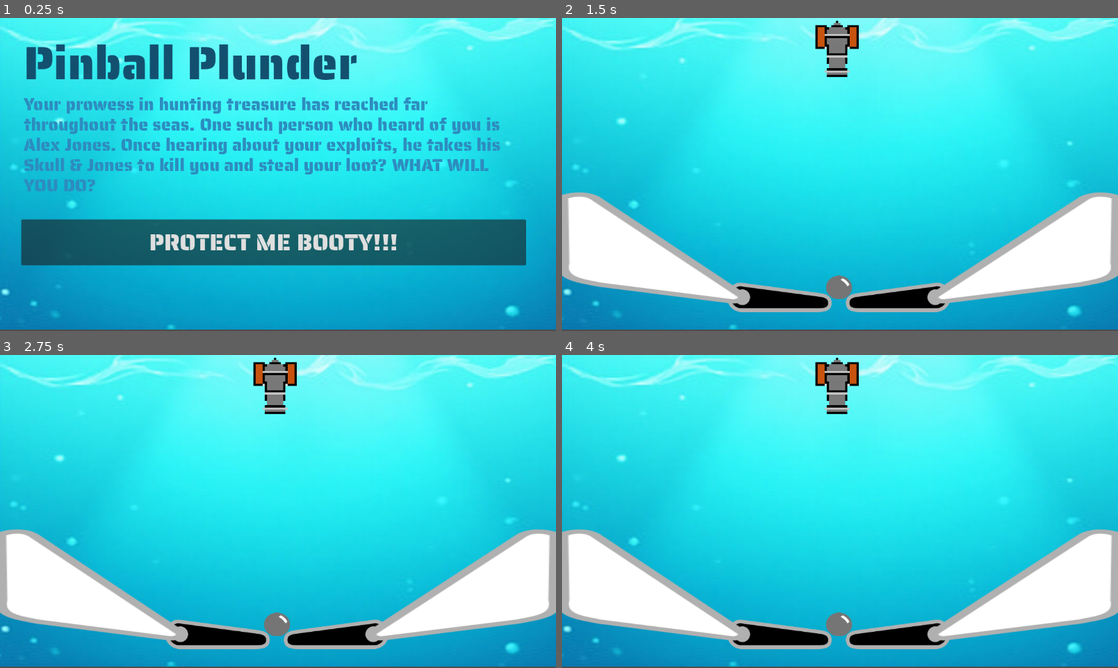
Above: before the commit, frames 1-4 (two rows, left to right).
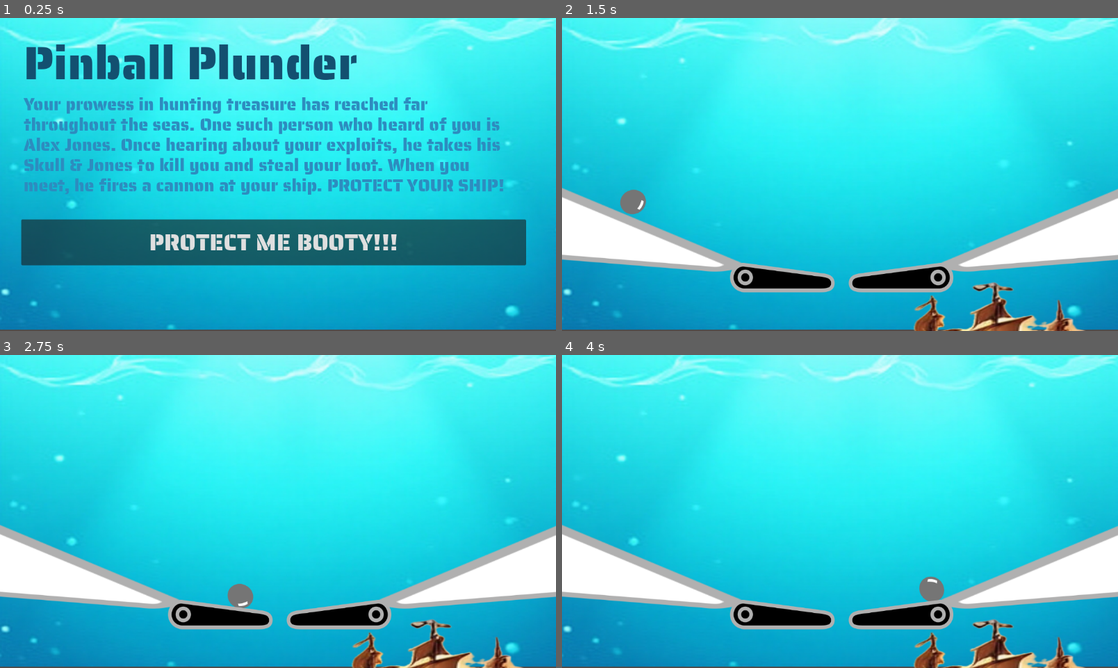
Above: after the commit, the same moments.

Repository: amodhakal/pinball-plunder
Game: Godot game, scene res://scenes/Title.tscn
Same seed, same stepped clock (60 frames per second), same inputs: the game is played once before the commit and once after it.
Inputs:
- Up to frame 1 (0.25 s): no input
- Up to frame 2 (1.5 s): click "PROTECT ME BOOTY!!!" at 0.5 s
- Up to frame 3 (2.75 s): no input
- Up to frame 4 (4 s): no input

The runs differ from the first frame. In frame 1, 2.2% of the frame differs, in the area x 4-91%, y 44-57%; in frame 2, 17%, in the area x 0-100%, y 0-100%; in frame 3, 17%; in frame 4, 17%.

Commit message:
Added basic static body

Diff:
--- a/scenes/Game.tscn
+++ b/scenes/Game.tscn
@@ -1,46 +1,97 @@
-[gd_scene load_steps=6 format=3 uid="uid://clo5ro7xhnnkh"]
+[gd_scene load_steps=11 format=3 uid="uid://clo5ro7xhnnkh"]
 
+[ext_resource type="Script" path="res://scripts/Game.gd" id="1_hd6hx"]
 [ext_resource type="Texture2D" uid="uid://dcqt8bqykipxn" path="res://assets/background.png" id="1_s0mc2"]
 [ext_resource type="Texture2D" uid="uid://dvciojc1o2mq2" path="res://assets/flipper.png" id="2_vbjh6"]
 [ext_resource type="Texture2D" uid="uid://hr5tqv7cdfvf" path="res://assets/triangle.png" id="3_246a4"]
-[ext_resource type="Texture2D" uid="uid://dg2dg4a88kmga" path="res://assets/cannon.png" id="4_eaxl0"]
 [ext_resource type="Texture2D" uid="uid://bs67gss42v31x" path="res://assets/ball.png" id="5_4nvdx"]
+[ext_resource type="Texture2D" uid="uid://dchbodow31k6x" path="res://assets/ship.png" id="6_11a6p"]
+
+[sub_resource type="SegmentShape2D" id="SegmentShape2D_vyjhx"]
+a = Vector2(-19, 56)
+b = Vector2(356, 218)
+
+[sub_resource type="SegmentShape2D" id="SegmentShape2D_tpyx0"]
+a = Vector2(-347, 220)
+b = Vector2(23, 63)
+
+[sub_resource type="CircleShape2D" id="CircleShape2D_gfh5p"]
+radius = 27.7322
+
+[sub_resource type="RectangleShape2D" id="RectangleShape2D_alcxu"]
+size = Vector2(230, 66.6403)
 
 [node name="Game" type="Node2D"]
+script = ExtResource("1_hd6hx")
 
 [node name="Background" type="Sprite2D" parent="."]
 position = Vector2(577, 317.5)
 scale = Vector2(1.08519, 0.909722)
 texture = ExtResource("1_s0mc2")
 
-[node name="LeftFlipper" type="Sprite2D" parent="."]
+[node name="WallPhysics" type="StaticBody2D" parent="."]
+position = Vector2(6, -41)
+
+[node name="LeftTriangle" type="Sprite2D" parent="WallPhysics"]
+position = Vector2(22, 440)
+rotation = 3.14159
+scale = Vector2(3.50708, -0.835028)
+texture = ExtResource("3_246a4")
+
+[node name="RightTriangle" type="Sprite2D" parent="WallPhysics"]
+position = Vector2(1123, 440)
+scale = Vector2(3.507, 0.835)
+texture = ExtResource("3_246a4")
+
+[node name="CollisionShape2D" type="CollisionShape2D" parent="WallPhysics"]
+position = Vector2(10, 332)
+shape = SubResource("SegmentShape2D_vyjhx")
+
+[node name="CollisionShape2D2" type="CollisionShape2D" parent="WallPhysics"]
+position = Vector2(1127, 327)
+shape = SubResource("SegmentShape2D_tpyx0")
+
+[node name="BallPhysics" type="RigidBody2D" parent="."]
+position = Vector2(115, 87)
+scale = Vector2(1.08519, 0.909722)
+
+[node name="CollisionShape2D" type="CollisionShape2D" parent="BallPhysics"]
+position = Vector2(-1.84299, 25.8321)
+shape = SubResource("CircleShape2D_gfh5p")
+
+[node name="Ball" type="Sprite2D" parent="BallPhysics"]
+position = Vector2(-2.76447, 25.2825)
+scale = Vector2(0.654748, 0.708719)
+texture = ExtResource("5_4nvdx")
+
+[node name="LeftFlipper" type="StaticBody2D" parent="."]
+position = Vector2(6, -41)
+
+[node name="LeftFlipper" type="Sprite2D" parent="LeftFlipper"]
 position = Vector2(450.462, 578.258)
 rotation = -3.14159
 scale = Vector2(0.660576, -0.674566)
 texture = ExtResource("2_vbjh6")
 
-[node name="RightFlipper" type="Sprite2D" parent="."]
+[node name="CollisionShape2D" type="CollisionShape2D" parent="LeftFlipper"]
+position = Vector2(445, 596)
+rotation = 0.12967
+shape = SubResource("RectangleShape2D_alcxu")
+
+[node name="RightFlipper" type="StaticBody2D" parent="."]
+position = Vector2(6, -41)
+
+[node name="CollisionShape2D" type="CollisionShape2D" parent="RightFlipper"]
+position = Vector2(702, 595)
+rotation = -0.129154
+shape = SubResource("RectangleShape2D_alcxu")
+
+[node name="RightFlipper" type="Sprite2D" parent="RightFlipper"]
 position = Vector2(696.554, 578.258)
 scale = Vector2(0.660877, 0.674113)
 texture = ExtResource("2_vbjh6")
 
-[node name="RightTriangle" type="Sprite2D" parent="."]
-position = Vector2(959.542, 476.04)
-scale = Vector2(2.05541, 0.76278)
-texture = ExtResource("3_246a4")
-
-[node name="LeftTriangle" type="Sprite2D" parent="."]
-position = Vector2(188.492, 476.04)
-rotation = 3.14159
-scale = Vector2(2.01438, -0.763226)
-texture = ExtResource("3_246a4")
-
-[node name="Cannon" type="Sprite2D" parent="."]
-position = Vector2(570, 64)
-scale = Vector2(0.475024, -0.446635)
-texture = ExtResource("4_eaxl0")
-
-[node name="Ball" type="Sprite2D" parent="."]
-position = Vector2(574, 558)
-scale = Vector2(0.710526, 0.644737)
-texture = ExtResource("5_4nvdx")
+[node name="Ship" type="Sprite2D" parent="."]
+position = Vector2(870, 756)
+scale = Vector2(1.23323, 0.746025)
+texture = ExtResource("6_11a6p")
--- a/scenes/Title.tscn
+++ b/scenes/Title.tscn
@@ -38,7 +38,7 @@
 offset_top = 150.0
 offset_right = 1087.0
 offset_bottom = 375.0
-text = "Your prowess in hunting treasure has reached far throughout the seas. One such person who heard of you is Alex Jones. Once hearing about your exploits, he takes his Skull & Jones to kill you and steal your loot? WHAT WILL YOU DO?"
+text = "Your prowess in hunting treasure has reached far throughout the seas. One such person who heard of you is Alex Jones. Once hearing about your exploits, he takes his Skull & Jones to kill you and steal your loot. When you meet, he fires a cannon at your ship. PROTECT YOUR SHIP!"
 label_settings = SubResource("LabelSettings_bybcu")
 autowrap_mode = 2
 
--- /dev/null
+++ b/scripts/Game.gd
@@ -0,0 +1,11 @@
+extends Node2D
+
+
+# Called when the node enters the scene tree for the first time.
+func _ready() -> void:
+	pass # Replace with function body.
+
+
+# Called every frame. 'delta' is the elapsed time since the previous frame.
+func _process(delta: float) -> void:
+	pass
Not shown, added: assets/explosion.png.import
Not shown, added: assets/island.png.import
Not shown, added: assets/ship.png.import
Not shown, added: assets/skull.png.import
Not shown, added: assets/spike object.png.import
Not shown, added: assets/startingicon.png.import
Not shown, added: assets/treasure_chest_transparent.png.import
